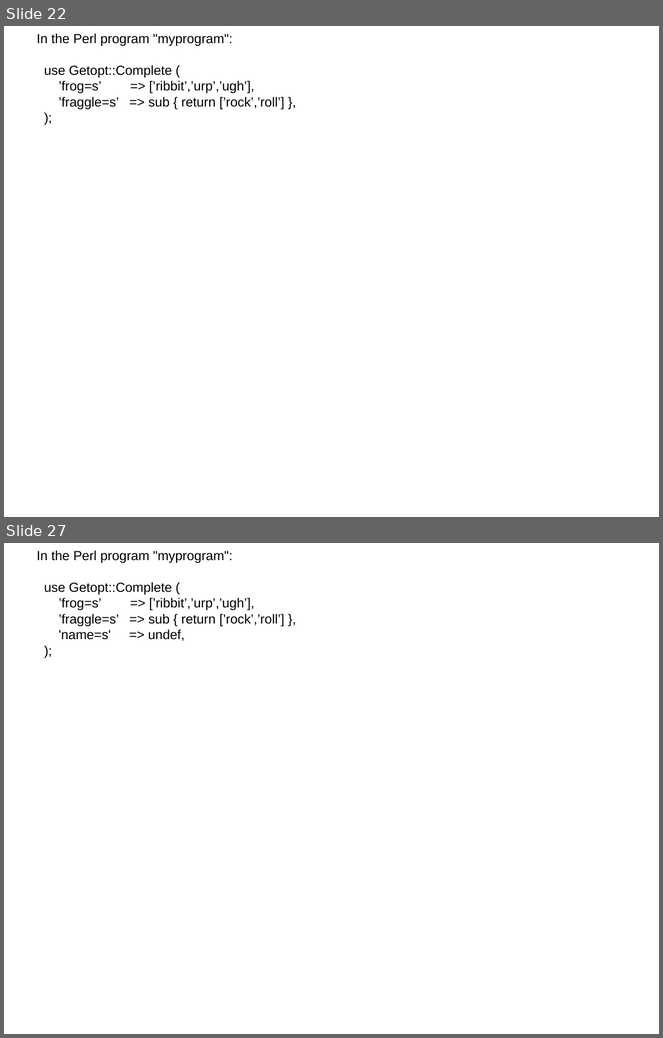
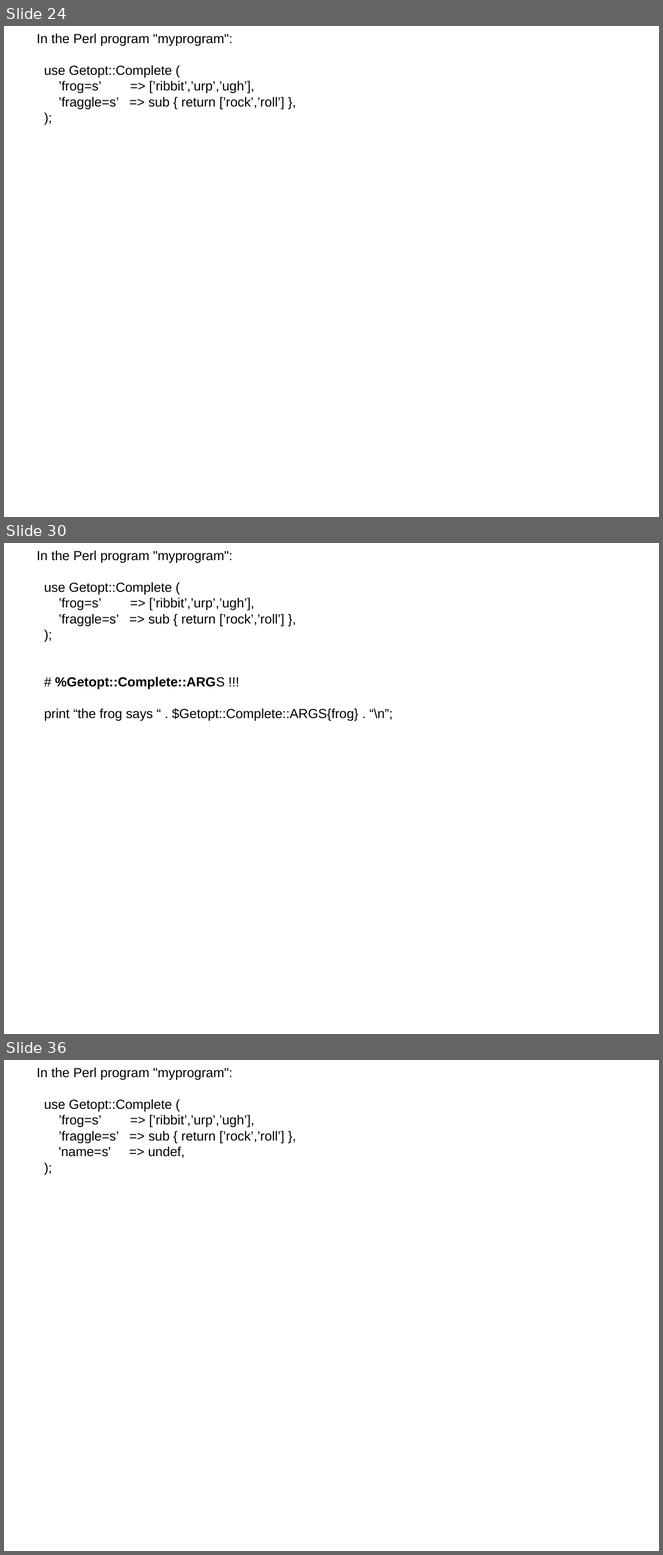
Before and after one commit to ssmith-wustl/Getopt-Complete, a slide deck: doc/getopt-complete.odp. Shown one above the other, each under a label of ours: slides 22 and 27 before the commit, slides 24, 30 and 36 after it; the slides between them are not shown. The pictures are 663x1038 and 663x1555 pixels, drawn with LibreOffice and Linux fonts; fonts in the diff are those of the drawing. Boxes give left, top, right and bottom in pixels: in the first picture for what was removed or moved away, otherwise in the second. Text is boxed around its words. In the diff, an @@ line names an element or a change of style, - is before the commit and + after.

Commit message:
updated for St. Lous Perl Mongers lightning talks.

```diff
--- a/doc/getopt-complete.odp
+++ b/doc/getopt-complete.odp
@@ slide 30 added at (x1=4, y1=543, x2=659, y2=1034), background #FFFFFF @@
@@ subtitle added at (x1=37, y1=550, x2=393, y2=721), 16 pt, text #000000 @@
+In the Perl program "myprogram":
+use Getopt::Complete (
+’frog=s’ => [’ribbit’,’urp’,’ugh’],
+’fraggle=s’ => sub { return [’rock’,’roll’] },
+);
+# %Getopt::Complete::ARGS !!!
+print “the frog says “ . $Getopt::Complete::ARGS{frog} . “\n”;
@@ what was slide 22 is now slide 24 @@
@@ what was slide 27 is now slide 36 @@
```
Also in this commit, not shown: 16 slides changed, 8 other slides added, 1 other file.
